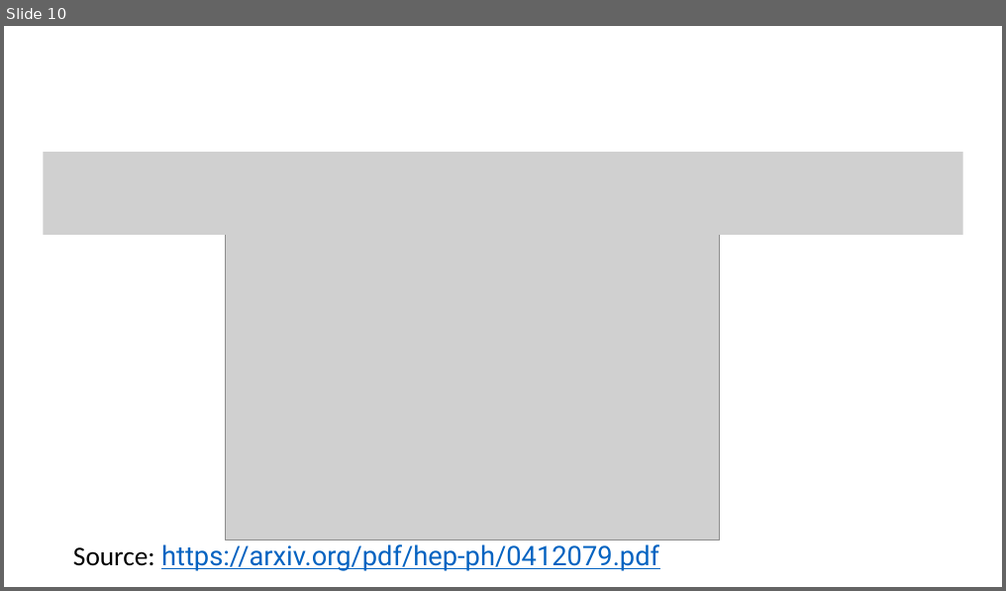
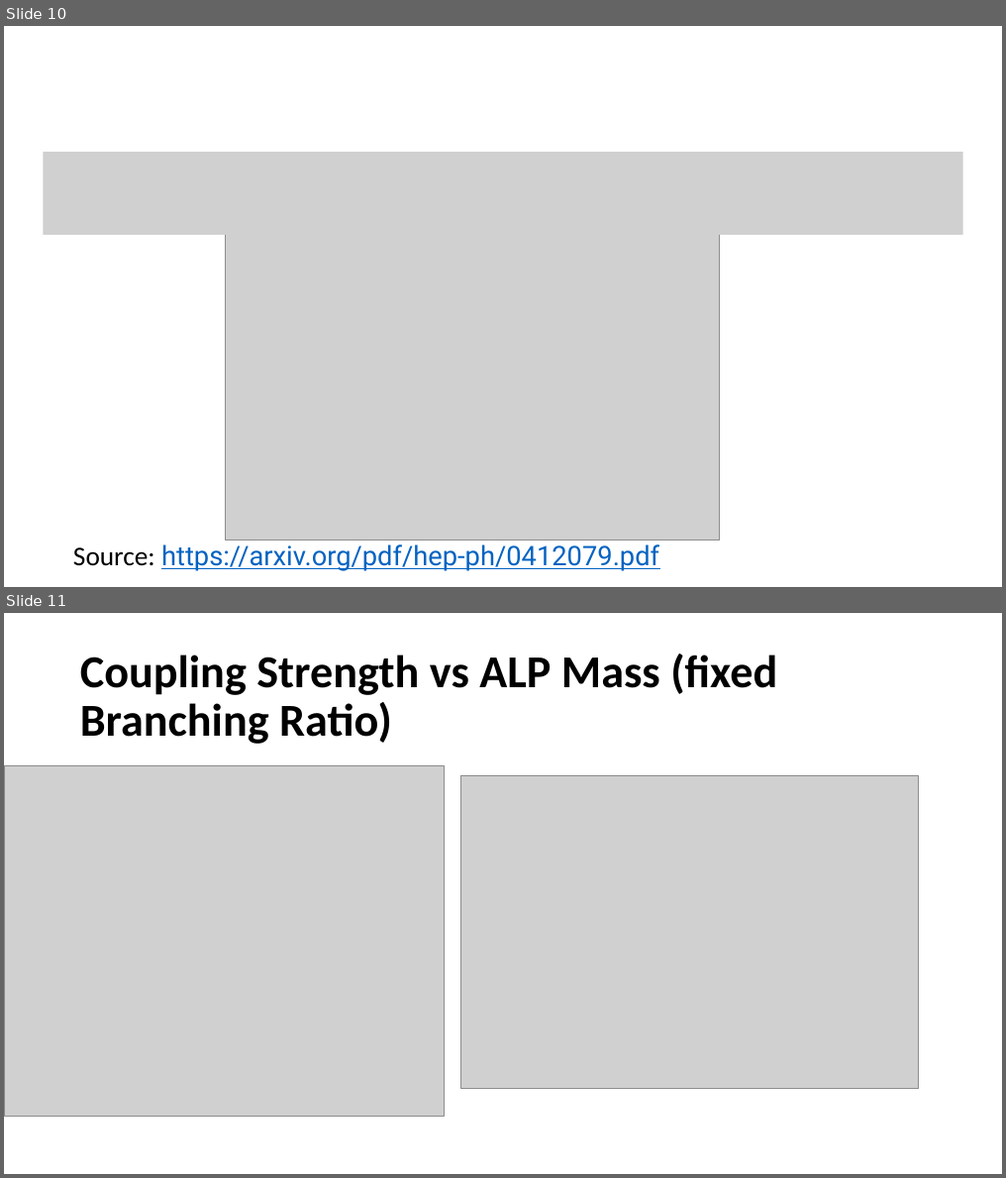
Before and after one commit to spemmaraju5/MSc-Physics-Monash-University, a slide deck: Research_Project/LHCb Starterkit/MSc Research Project Progress 31 Aug 2022 [Autosaved].pptx. Shown one above the other, each under a label of ours: slide 10 before the commit, slides 10 and 11 after it. The pictures are 1006x591 and 1006x1178 pixels, drawn with LibreOffice and Linux fonts; fonts in the diff are those of the drawing; grey boxes stand for pictures. Boxes give left, top, right and bottom in pixels: in the first picture for what was removed or moved away, otherwise in the second. Text is boxed around its words. In the diff, an @@ line names an element or a change of style, - is before the commit and + after.

```diff
--- a/Research_Project/LHCb Starterkit/MSc Research Project Progress 31 Aug 2022 [Autosaved].pptx
+++ b/Research_Project/LHCb Starterkit/MSc Research Project Progress 31 Aug 2022 [Autosaved].pptx
@@ slide 11 added at (4, 613, 1002, 1174), background #FFFFFF @@
@@ title added at (80, 654, 777, 744), 44 pt, text #000000, bold @@
+Coupling Strength vs ALP Mass (fixed Branching Ratio)
@@ picture added at (4, 765, 445, 1117) @@
@@ picture added at (461, 775, 919, 1088) @@
```
Also in this commit, not shown: 1 slide removed, 10 other files.
